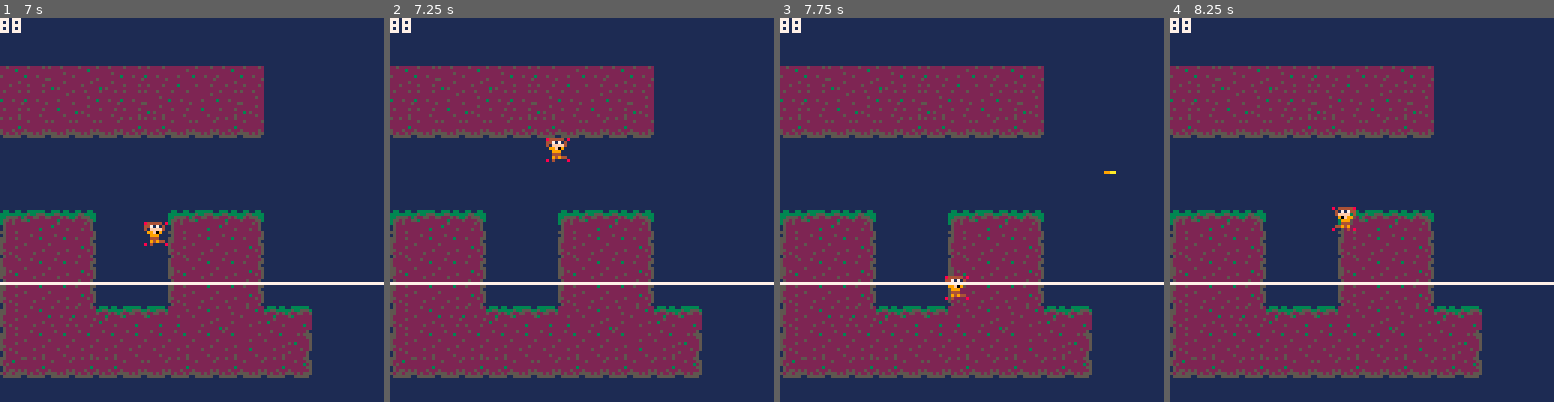
Above: before the commit, frames 1-4 (left to right).
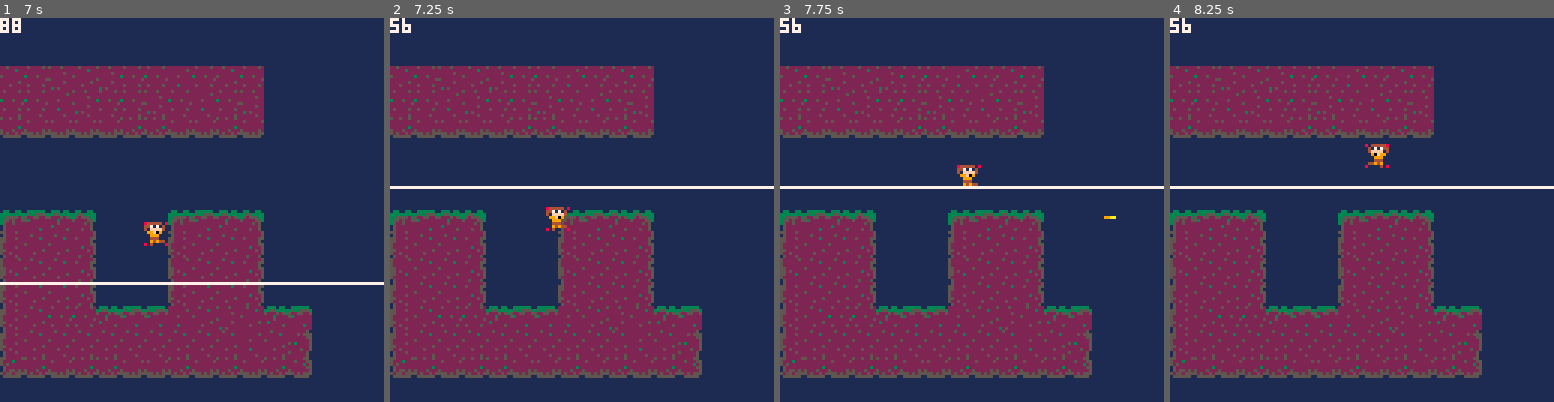
Above: after the commit, the same moments.

Repository: RicoP/picowiese
Game: PICO-8 cartridge mmm.p8
The game is run twice, just before and just after one commit, with the same random seed, the same clock (stepped at 60 frames per second) and the same inputs.
Inputs:
- Up to frame 1 (7 s): tap X (X key) at 0.33, 1.07, 1.85, 2.97, 4.08, 5.2, 6.32 s; tap O (Z key) at 0.7, 1.7, 2.1, 2.5, 2.9, 3.3, 3.7, 4.1, 4.5, 4.9, 5.3, 5.7, 6.1, 6.5, 6.9 s; hold Right 1.6-2.1 s; hold Up 2.15-2.42 s; hold Right 2.47-3.03 s; hold Left 3.08-3.58 s; hold Down 3.63-3.97 s; hold Right 4.02-4.68 s; hold Up 4.73-5.03 s; hold Left 5.08-5.68 s; hold Down 5.73-6.03 s; hold Right 6.08-6.58 s; hold Right from 6.63 s (still down)
- Up to frame 2 (7.25 s): release Right at 7.13 s; hold Up from 7.18 s (still down)
- Up to frame 3 (7.75 s): tap O (Z key) at 7.3, 7.7 s; tap X (X key) at 7.43 s; release Up at 7.45 s; hold Right from 7.5 s (still down)
- Up to frame 4 (8.25 s): release Right at 8.07 s; tap O (Z key) at 8.1 s; hold Left from 8.12 s (still down)

Frame 1 is identical in both runs. In frame 2, 2.1% of the frame differs, in the area x 0-100%, y 0-70%; in frame 3, 2.1%; in frame 4, 2.1%.

Commit message:
Mon Jun 17 19:41:17 CEST 2019

Diff:
--- /dev/null
+++ b/mmm.lua
@@ -0,0 +1,246 @@
+-- utilities for pico-8
+local btn_update_state = {0,0,0,0,0,0}
+btn_update=function ()
+ for b=0,6 do
+  if btn_update_state[b] == 0 and btn(b) then
+   btn_update_state[b] = 1
+  elseif btn_update_state[b] == 1 then
+   btn_update_state[b] = 2
+  elseif btn_update_state[b] == 2 and not btn(b) then
+   btn_update_state[b] = 3
+  elseif btn_update_state[b] == 3 then
+   btn_update_state[b] = 0
+  end
+ end
+end
+
+btnd=function (b)
+ return btn_update_state[b] == 1
+end
+
+btnu=function (b)
+ return btn_update_state[b] == 3
+end
+
+--https://www.lexaloffle.com/bbs/?pid=18374#p18374
+qsort=function (t, cmp, i, j)
+ i = i or 1
+ j = j or #t
+ if i < j then
+  local p = i
+  for k = i, j - 1 do
+   if cmp(t[k], t[j]) <= 0 then
+    t[p], t[k] = t[k], t[p]
+    p = p + 1
+   end
+  end
+  t[p], t[j] = t[j], t[p]
+  qsort(t, cmp, i, p - 1)
+  qsort(t, cmp, p + 1, j)
+ end
+end
+
+frnd=function (n)
+ return flr(rnd(n))
+end
+
+--https://www.lexaloffle.com/bbs/?tid=2951
+clone=function (o)
+ if type(o) == 'table' then
+  local c = {}
+  for k, v in pairs(o) do
+   c[k] = clone(v)
+  end
+  return c
+ else
+  return o
+ end
+end
+
+-- globals
+p_state_stand = 1
+p_state_jump = 2
+p_state_run = 3
+
+p_jumpstrength = 7
+
+--player
+p = {x = 10, y = 10}
+p.state = p_state_stand
+p.slide_frames = 0
+p.direction = 1
+p.jumpvel = 0
+p.groundlevel = 0
+
+--flags
+flag_ground=0
+
+--melons == bullets
+melons = {}
+
+g_frame = 0
+
+tile_melon = 32
+melon_speed = 6
+
+
+-- native functions
+function _init()
+ print("init")
+
+ for x = 0,127 do
+  for y = 0,31 do
+   local t = mget(x,y)
+   if t == p_state_stand then
+    p.x,p.y = x*8,y*8
+    mset(x,y,0)
+    p.groundlevel = p.y
+    break
+   end
+  end
+ end
+end
+
+function _update()
+ btn_update()
+ p.state = p_state_stand
+
+ physics_update()
+
+ hero_movement()
+
+ --shootng
+ if btnd(❎) then
+  local melon = {x=p.x, y=p.y}
+  melon.direction = p.direction
+  add(melons, melon)
+  sfx(0)
+ end
+
+ --melon logic
+ for i,melon in pairs(melons) do
+  --print(i)
+  melon.x += melon.direction * melon_speed
+ end
+end
+
+function _draw()
+ cls(1)
+ map(0)
+
+ hero_draw(4,9)
+
+ for i,melon in pairs(melons) do
+  spr(tile_melon, melon.x, melon.y, 1, 1, melon.direction == -1)
+ end
+
+ line(0, p.groundlevel, 128, p.groundlevel, 7)
+
+ print(p.groundlevel)
+ g_frame = g_frame + 1
+end
+
+
+-- logic
+function calc_groundlevel(x,y)
+ local tx = flr(x/8)
+ local ty = flr(y/8)
+ local hero_tile=0
+ repeat
+  hero_tile = mget(tx,ty)
+  if fget(hero_tile, flag_ground) or ty > 128 then
+   break
+  end
+  ty += 1
+ until false
+ return (ty-1)*8
+end
+
+
+-- movement functions
+
+function apply_hero_jumping()
+ --jumping
+ local p1 = clone(p)
+ if btnd(🅾️) and p1.y == p1.groundlevel then
+  p1.jumpvel = p_jumpstrength
+ end
+
+ p1.y -= p1.jumpvel
+ p1.jumpvel -= 0.5
+
+ if p1.y >= p1.groundlevel then
+  p1.y = p1.groundlevel
+  p1.jumpvel = 0
+ end
+
+ if calc_groundlevel(p1.x,p1.y) != p.groundlevel then
+  p.jumpvel = 0
+  return
+ end
+
+ p = p1
+end
+
+function apply_hero_movement()
+ if p.state == p_state_stand then return end
+ local p1 = clone(p)
+ p1.x += p.direction
+ local t1 = mget(p1.x/8,p1.y/8)
+ if t1 != 0 then return end
+ t1 = mget((p1.x+7)/8,p1.y/8)
+ if t1 != 0 then return end
+ p = p1
+end
+
+function hero_movement()
+ --walking
+ if btn(⬅️) then
+  p.state = p_state_run
+  p.direction = -1
+ end
+ if btn(➡️) then
+  p.state = p_state_run
+  p.direction = 1
+ end
+
+ apply_hero_jumping()
+ apply_hero_movement()
+end
+
+function physics_update()
+ p.groundlevel = calc_groundlevel(p.x,p.y)
+end
+
+-- draw functions
+function hero_draw(col_main, col_second)
+ local p_frame = p.state
+ if p_frame == p_state_run and g_frame % 20 < 10 then
+  p_frame = p_frame + 1
+ end
+
+ if p.y != p.groundlevel then
+  p_frame = p_state_jump
+ end
+
+ if btn(❎) then
+  p_frame += 16
+ end
+
+ --draw player
+ pal(4,col_main)
+ pal(9,col_second)
+ palt(0, false)
+ palt(14, true)
+
+ spr(p_frame, p.x, p.y, 1, 1, p.direction == -1)
+
+ palt(0, true)
+ pal()
+
+ --debug
+ pset(p.x, p.y, 8)
+ pset(p.x+7, p.y, 8)
+ pset(p.x, p.y+7, 8)
+ pset(p.x+7, p.y+7, 8)
+end
--- a/mmm.p8
+++ b/mmm.p8
@@ -168,7 +171,9 @@
 end
 
 function physics_update()
- p.groundlevel = calc_groundlevel(p.x,p.y)
+ local g1 = calc_groundlevel(p.x,p.y)
+ local g2 = calc_groundlevel(p.x+7,p.y)
+ p.groundlevel = min(g1,g2)
 end
 -->8
 -- draw functions
Not shown, added: autocommit.sh
